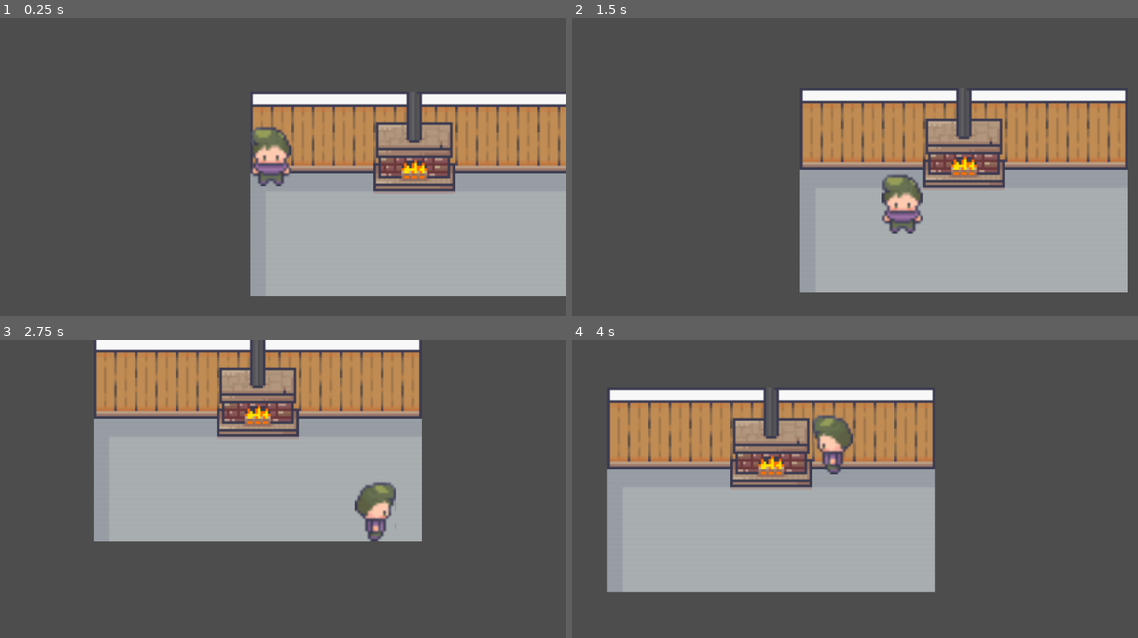
Above: before the commit, frames 1-4 (two rows, left to right).
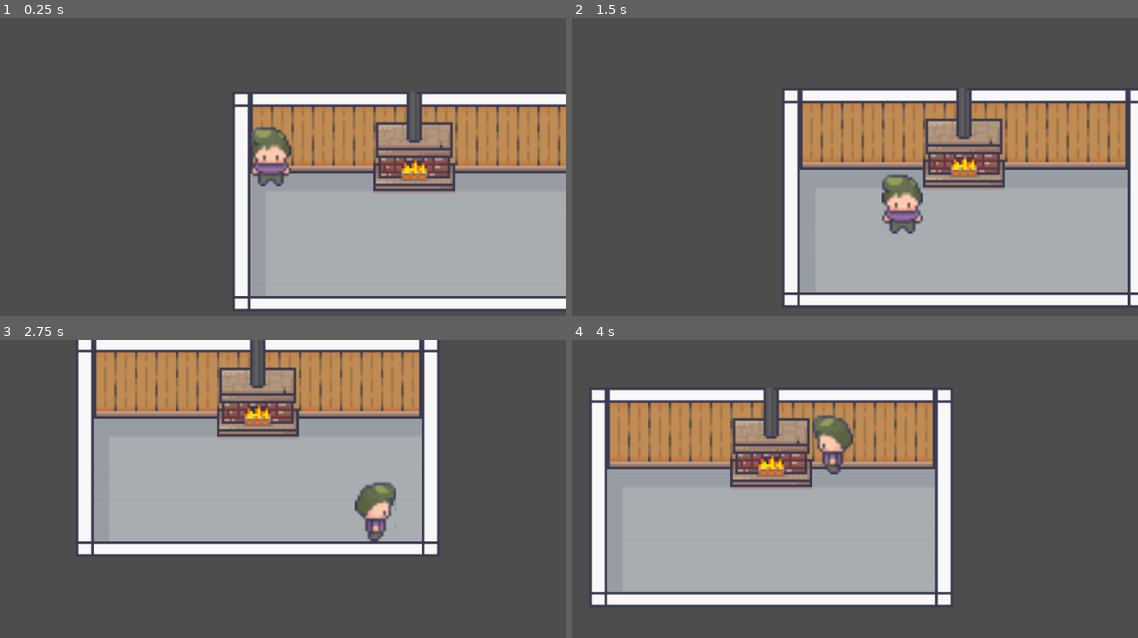
Above: after the commit, the same moments.

Repository: TurnrDev/EchoScape
Game: Godot game, scene res://scenes/level.tscn
Same seed, same stepped clock (60 frames per second), same inputs: the game is played once before the commit and once after it.
Inputs:
- Up to frame 1 (0.25 s): no input
- Up to frame 2 (1.5 s): tap Enter at 0.5 s; hold Right (ui_right) 0.53-1.28 s; hold Down (ui_down) from 1.28 s (still down)
- Up to frame 3 (2.75 s): release Down (ui_down) at 2.03 s; hold Right (ui_right) from 2.03 s (still down)
- Up to frame 4 (4 s): release Right (ui_right) at 2.78 s; hold Up (ui_up) 2.78-3.53 s; hold Left (ui_left) from 3.53 s (still down)

The runs differ from the first frame. In frame 1, 3.8% of the frame differs, in the area x 41-100%, y 25-98%; in frame 2, 4.9%; in frame 3, 5.6%; in frame 4, 5.8%, in the area x 3-67%, y 16-90%.

Commit message:
Use tileset collision instead of world borders

Diff:
--- a/scenes/level.tscn
+++ b/scenes/level.tscn
@@ -1,25 +1,15 @@
-[gd_scene load_steps=8 format=3 uid="uid://b5aqjpbktck4a"]
+[gd_scene load_steps=4 format=3 uid="uid://b5aqjpbktck4a"]
 
 [ext_resource type="PackedScene" uid="uid://cqlt4tbm6qk1g" path="res://characters/player.tscn" id="1_gc2k5"]
 [ext_resource type="TileSet" uid="uid://dgw7umjhg6mlf" path="res://assets/interiors/32x32/room_builder.tres" id="1_osbng"]
 [ext_resource type="TileSet" uid="uid://cgf1bl8ylw0pr" path="res://assets/interiors/32x32/interiors.tres" id="2_lwwlj"]
-
-[sub_resource type="WorldBoundaryShape2D" id="WorldBoundaryShape2D_k6vyd"]
-distance = -160.0
-
-[sub_resource type="WorldBoundaryShape2D" id="WorldBoundaryShape2D_8etgj"]
-
-[sub_resource type="WorldBoundaryShape2D" id="WorldBoundaryShape2D_4cg1j"]
-distance = -256.0
-
-[sub_resource type="WorldBoundaryShape2D" id="WorldBoundaryShape2D_30wrd"]
 
 [node name="Level" type="Node"]
 
 [node name="BackgroundTileMap" type="TileMap" parent="."]
 tile_set = ExtResource("1_osbng")
 format = 2
-layer_0/tile_data = PackedInt32Array(0, 1, 11, 65536, 1, 12, …(665 unchanged characters)… , 262146, 786433, 12, 262145, 786433, 12)
+layer_0/tile_data = PackedInt32Array(0, 1, 11, 65536, 1, 12, …(665 unchanged characters)… , 262146, 786433, 12, 262145, 786433, 12, 327680, 786433, 3, 327681, 786433, 3, 327682, 786433, 3, 327683, 786433, 3, 327684, 786433, 3, 327685, 786433, 3, 327686, 786433, 3, 65535, 720897, 1, 131071, 720897, 2, 196607, 720897, 2, 262143, 720897, 2, 327679, 720897, 2, 393215, 720897, 3, 8, 851969, 1, 65544, 851969, 2, 131080, 851969, 2, 196616, 851969, 2, 262152, 851969, 2, 327688, 851969, 3, 327687, 786433, 3)
 
 [node name="ObjectTileMap" type="TileMap" parent="."]
 tile_set = ExtResource("2_lwwlj")
@@ -35,20 +25,3 @@
 position_smoothing_enabled = true
 drag_horizontal_enabled = true
 drag_vertical_enabled = true
-
-[node name="WorldBoundary" type="StaticBody2D" parent="."]
-
-[node name="South" type="CollisionShape2D" parent="WorldBoundary"]
-shape = SubResource("WorldBoundaryShape2D_k6vyd")
-
-[node name="West" type="CollisionShape2D" parent="WorldBoundary"]
-rotation = 1.5708
-shape = SubResource("WorldBoundaryShape2D_8etgj")
-
-[node name="East" type="CollisionShape2D" parent="WorldBoundary"]
-rotation = -1.5708
-shape = SubResource("WorldBoundaryShape2D_4cg1j")
-
-[node name="North" type="CollisionShape2D" parent="WorldBoundary"]
-rotation = 3.14159
-shape = SubResource("WorldBoundaryShape2D_30wrd")
